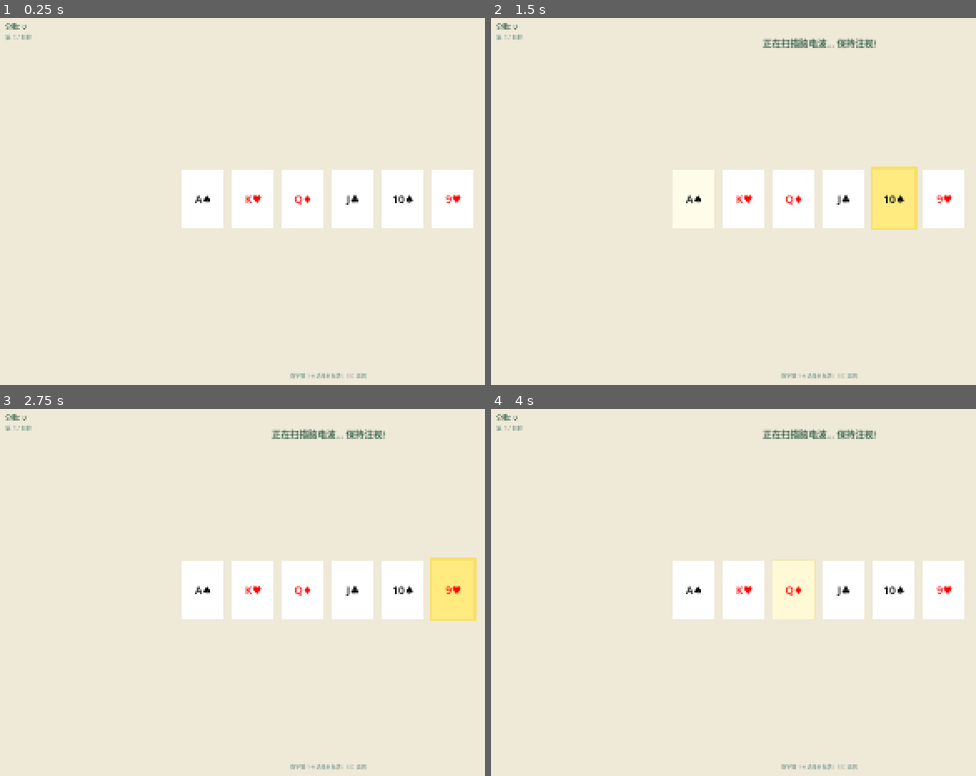
Above: before the commit, frames 1-4 (two rows, left to right).
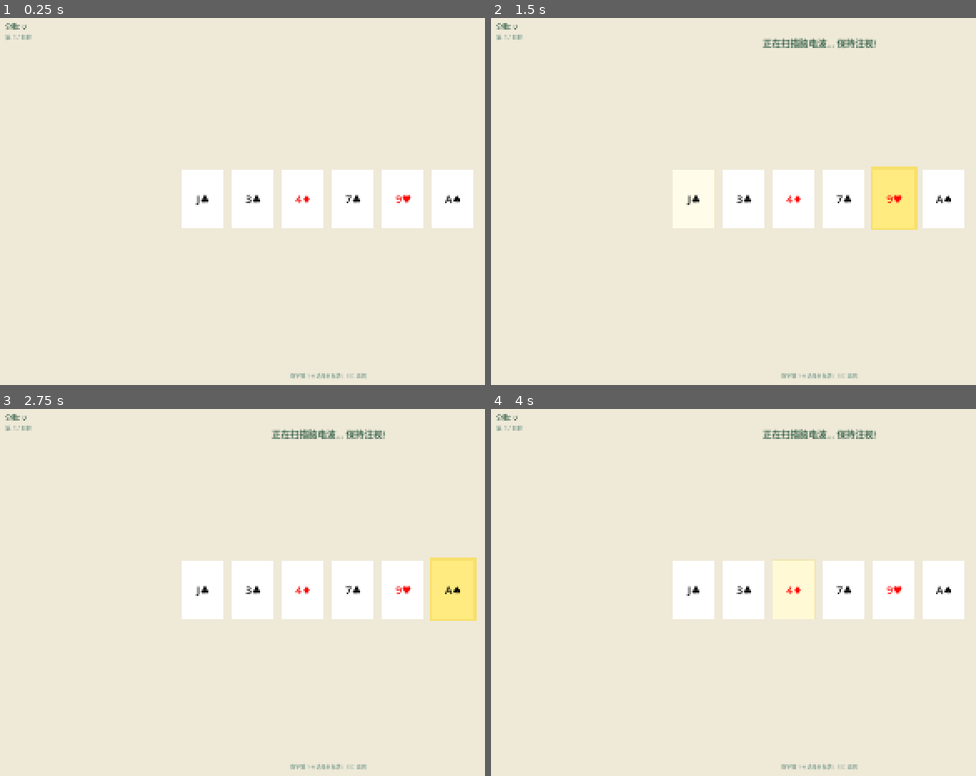
Above: after the commit, the same moments.

Repository: sssd903-tju/MetaBCI_Game
Game: Godot game, scene res://scenes/p300/CardGame.tscn
Two runs of this game, one before a commit and one after it. Both use one fixed random seed, a clock stepped at 60 frames per second and the inputs below. This scene is started directly instead of the project's main scene.
Inputs:
- Up to frame 1 (0.25 s): no input
- Up to frame 2 (1.5 s): tap Enter (ui_accept) at 0.5, 0.77 s; hold Right 0.53-1.28 s; tap 1 at 0.6 s; hold Down (ui_down) from 1.28 s (still down); tap 2 at 1.35 s
- Up to frame 3 (2.75 s): tap Enter (ui_accept) at 1.52 s; release Down (ui_down) at 2.03 s; hold Right from 2.03 s (still down); tap 3 at 2.1 s
- Up to frame 4 (4 s): release Right at 2.78 s; hold Up (ui_up) 2.78-3.53 s; tap Y at 2.85 s; tap Enter (ui_accept) at 3.02, 3.77 s; hold Left from 3.53 s (still down); hold N from 3.53 s (still down)

The runs differ from the first frame. In frame 1, 0.4% of the frame differs, in the area x 40-96%, y 48-51%; in frame 2, 0.4%; in frame 3, 0.4%; in frame 4, 0.4%.

Commit message:
feat: 每轮洗牌换新牌 + 重置放大牌
- reset_cards(): 恢复所有牌到1.0倍
- new_deal(): 从12张牌池随机抽6张, 洗牌换牌
- _on_think() 时调用

Diff:
--- a/scripts/paradigms/p300/entities/card_grid.gd
+++ b/scripts/paradigms/p300/entities/card_grid.gd
@@ -118,3 +118,17 @@
 
 func enlarge_card(idx: int) -> void:
 	cards[idx].scale = Vector2.ONE * 1.3
+
+
+func reset_cards() -> void:
+	for c in cards:
+		c.scale = Vector2.ONE
+
+
+func new_deal() -> void:
+	# 随机抽取6张新牌
+	var pool := ["A♠", "K♥", "Q♦", "J♣", "10♠", "9♥", "8♦", "7♣", "6♠", "5♥", "4♦", "3♣"]
+	pool.shuffle()
+	for i in range(6):
+		cards[i].symbol = pool[i]
+		cards[i].flip(true)
--- a/scripts/paradigms/p300/mind_card_paradigm.gd
+++ b/scripts/paradigms/p300/mind_card_paradigm.gd
@@ -77,6 +77,8 @@
 		_sm.go_game_over()
 		return
 	_target_idx = -1
+	_grid.reset_cards()
+	_grid.new_deal()
 	_hud.update_state("记住一张牌, 按 空格 开始")
 	_hud.update_round(_mode.current_round + 1)
 	_hud.hide_result()
